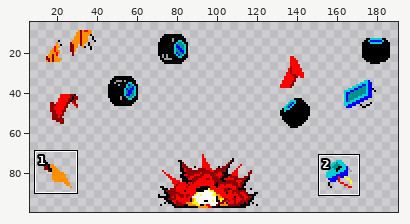
Two versions of one sprite sheet, sprites/coches/Crash/crash8.png. The picture above shows the old version from afar; the outline marks the close-up.
Close-up. First the earlier version:
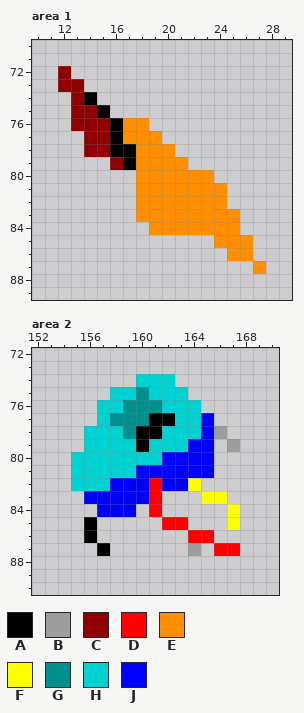
The file is 196x100 pixels. Shown: area 1: x 10..29, y 70..89; area 2: x 152..170, y 72..90. The wide view leaves out empty margins. The commit also changed other parts of the picture, which this record leaves out.
Palette (. is transparent): A #000000  B #9d9d9d  C #8f0000  D #ff0000  E #ff8f00  F #ffff00  G #008f8f  H #00d2d2  J #0000ff
Pixels before, area 1, first column x 12:
72 C...............
73 CC..............
74 .CA.............
75 .CCA............
76 .CCCAEE.........
77 ..CCAEEE........
78 ..CCAAEEE.......
79 ....CAEEEE......
80 ......EEEEEE....
81 ......EEEEEEE...
82 ......EEEEEEE...
83 ......EEEEEEEE..
84 .......EEEEEEE..
85 ............EEE.
86 .............EE.
87 ...............E
Pixels before, area 2, first column x 155:
74 .....HHH.....
75 ...HHGHHH....
76 ..HHGGGHHH...
77 ..HGGGAAHHJ..
78 .HHHGAAHHHJB.
79 .HHHHAHHHJJ.B
80 HHHHHHHJJJJ..
81 HHHHHJJJJJJ..
82 HHHJJJDJJF...
83 .JJJJJD...FF.
84 ..JJJ.D.....F
85 .A.....DD...F
86 .A.......DD..
87 ..A......B.DD
And afterwards:
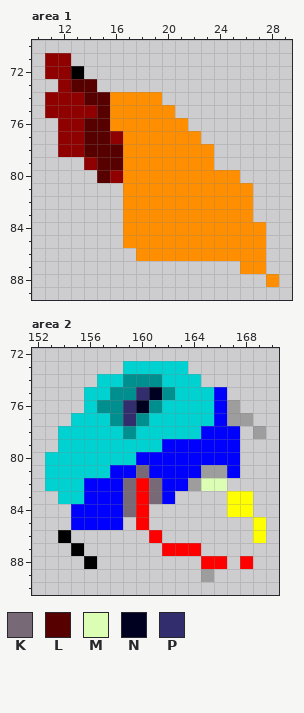
Colours new in this view: K #786976  L #560000  M #dcfeb4  N #000021  P #322e6d
Difference:
Changed rows in their new state; - is an unchanged pixel.
Area 1:
first column x 11:
71 CC----------------
72 C-A---------------
73 --LL--------------
74 CC-LLEEEE---------
75 CC--LEEEEE--------
76 -C-LLE--EEE-------
77 -CCLLC---EEE------
78 -CCLLLE---EEE-----
79 ---CLLE----EE-----
80 ----LCE------EE---
81 ------E-------EE--
82 ------E-------EE--
83 ------E--------E--
84 ------EE-------EE-
85 ------EEEEEEE---E-
86 -------EEEEEEE--E-
87 ---------------E--
88 -----------------E
Area 2:
first column x 153:
73 ------HHHHH------
74 ----HHGGG-HH-----
75 ---HHGGPNG-HHJ---
76 ---HGGPN----HJB--
77 --HH--P-HH--HJBB-
78 -HH----HH----JJ-B
79 -HH----H-JJ--JJ--
80 HH-----JJ----JJ--
81 HH---JJK----BBJ--
82 HH-JJ-KDK--BMM---
83 -HH---KDKJ--..FF-
84 --JJ--KD.------F-
85 --JJJJ-D-..---.-F
86 -A-.----D--..---F
87 --A-.----DDD-..--
88 ---A--------DD-D-
89 ------------B----
Changed places in both close-ups, as pixel boxes (x1, y1, x2, y2):
changed: (45, 53, 279, 287)
changed: (45, 361, 266, 582)
